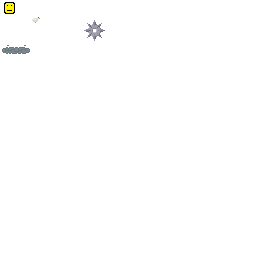
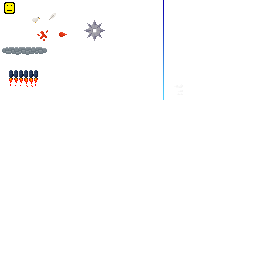
Layer changes from the first 256 × 256 image to the second:
added layer "Ebene 2" above "Ebene 1" over [174, 84, 183, 95]
painted on "Ebene 1" over [2, 0, 164, 100]
